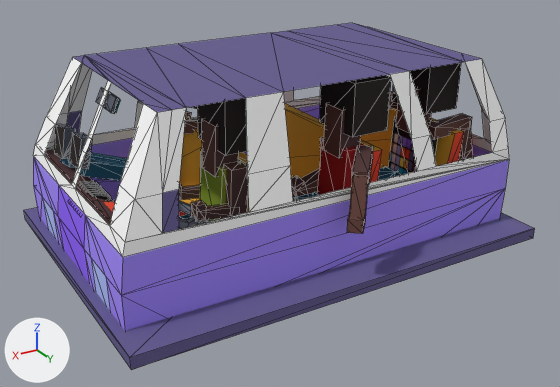
A saved change to the FBX model Assets/ProjectResources/3D/CarSide/car3inside.FBX.
Rendered twice from a 50 mm camera at (3.13, 5.16, 3.17) aimed at (0.15, 0.18, 0.68). Arrows for +X, +Y and +Z are at lower left; the lights stay in place. Mesh edges are drawn as thin lines. Where no turn or scale is listed for an object, it has been applied to the vertices.

Names of what the first picture shows: 'car3inside'.
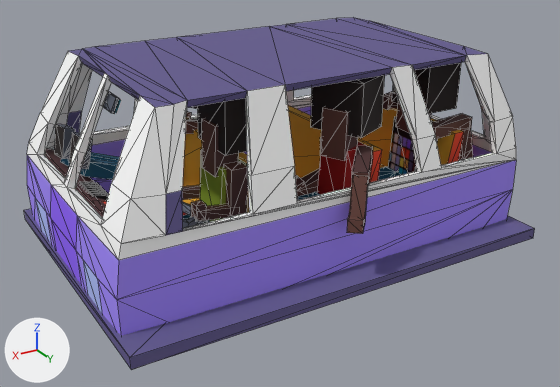
Location of each change, (x1, y1, x2, y2) in pixels of the pictures (560 x 387 px; the box of a moved part takes in the faces that stretch with it):
```json
{"object": "car3inside", "change": "reshaped", "before": [24, 23, 535, 370], "after": [24, 18, 535, 370]}
{"part": 1, "of": "me_mesh", "change": "moved or reshaped", "before": [323, 103, 360, 158], "after": [320, 107, 358, 161]}
{"part": 2, "of": "me_mesh", "change": "moved or reshaped", "before": [319, 75, 391, 138], "after": [311, 75, 385, 138]}
{"part": 3, "of": "me_mesh", "change": "added", "after": [27, 18, 516, 336]}
```

Edits to the scene script, one JSON object a line:
```json
{"block": "me_mesh", "where": "# used by ob_car3inside; location = (0.0, 0.0, 0.0)"}
{"op": "remove", "block": "me_mesh", "code": "me_mesh.from_pydata(...)  # 816 vertices, 1292 faces; spans x -1.6..1.89, y -1.2..1.31, z 0.09..1.75"}
{"op": "add", "block": "me_mesh", "code": "me_mesh.from_pydata(...)  # 936 vertices, 1626 faces; spans x -1.6..1.89, y -1.2..1.31, z 0.09..1.8"}
{"block": "me_mesh", "change": "me_mesh part 1: the loose piece of 8 vertices spanning x -0.22..-0.02, y 0.54..0.75, z 1.14..1.5 is turned 25 degrees about the z axis through its middle, then moved by (0.05, 0.03, 0.0)"}
{"block": "me_mesh", "change": "me_mesh part 2: the loose piece of 8 vertices spanning x -0.38..-0.05, y 0.43..0.86, z 1.33..1.72 is turned 25 degrees about the z axis through its middle, then moved by (0.06, -0.01, 0.0)"}
{"block": "me_mesh", "change": "me_mesh part 3"}
{"block": "me_mesh", "change": "76 vertices are added at x -1.57..1.88, y -1.09..1.09, z 0.29..1.8"}
{"block": "me_mesh", "change": "12 new vertices lie (0.0, -0.06, 0.01) away from vertices in x -1.31..1.4, y -1.03..-0.97, z 1.02..1.27"}
{"block": "me_mesh", "change": "12 new vertices lie (0.0, 0.06, 0.01) away from vertices in x -1.31..1.4, y 0.97..1.03, z 1.02..1.27"}
{"block": "me_mesh", "change": "8 new vertices lie (0.05, 0.0, 0.02) away from vertices in x 1.66..1.76, y -0.75..0.75, z 1.02..1.27"}
{"block": "me_mesh", "change": "6 new vertices lie (-0.06, 0.0, -0.01) away from vertices in x -1.5, y -0.75..0.75, z 0.3"}
{"block": "me_mesh", "change": "6 new vertices lie (0.05, 0.0, -0.01) away from vertices in x 1.81, y -0.75..0.75, z 0.3"}
{"block": "me_mesh", "change": "334 new faces join them"}
```
